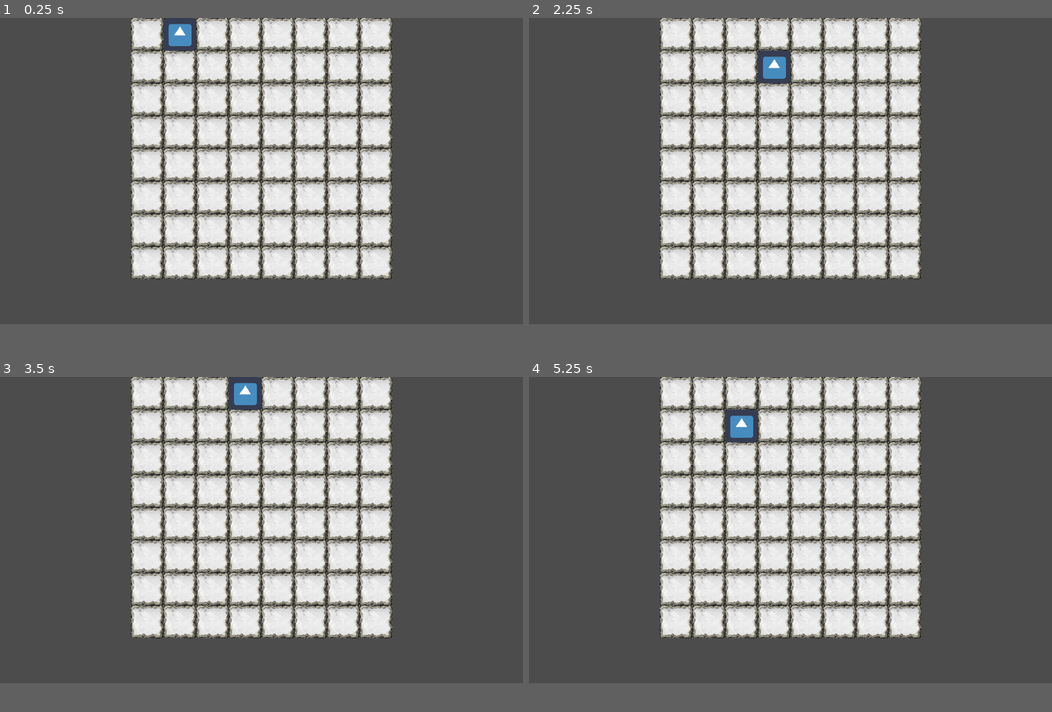
Above: before the commit, frames 1-4 (two rows, left to right).
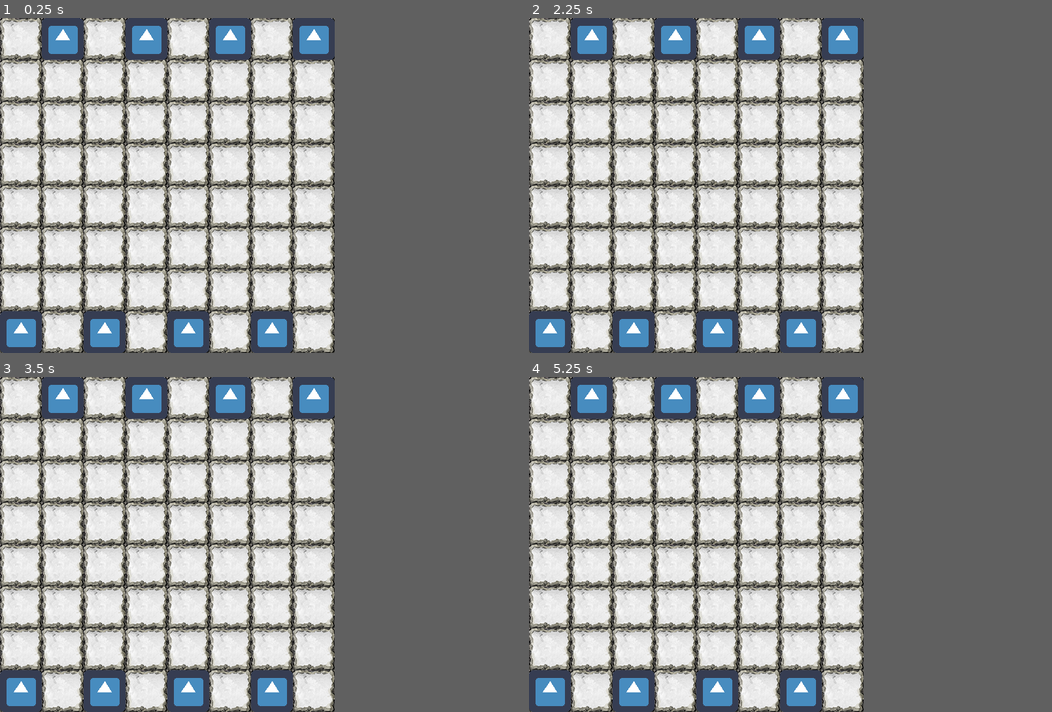
Above: after the commit, the same moments.

Repository: Taleshire/schachpira
Game: Godot game, scene res://level/Level.tscn
The game is run twice, just before and just after one commit, with the same random seed, the same clock (stepped at 60 frames per second) and the same inputs. The engine's default icon, where the game draws it, is replaced by a stand-in: a white triangle on a blue panel in a dark square.
Inputs (mouse positions are in pixels of both pictures, inside the frame that each line leads up to):
- Up to frame 1 (0.25 s): no input
- Up to frame 2 (2.25 s): tap Enter at 0.5, 2 s; move the mouse to (905, 155) at 0.52 s; hold Right (ui_right) 0.53-1.28 s; click (905, 155) at 0.6 s; right-click (905, 155) at 0.8 s; tap Space at 1.25 s; move the mouse to (685, 185) at 1.27 s; hold Down (ui_down) 1.28-2.03 s; right-click (685, 185) at 1.35 s; click (685, 185) at 1.55 s; move the mouse to (842, 105) at 2.02 s; hold Right (ui_right) from 2.03 s (still down); click (842, 105) at 2.1 s
- Up to frame 3 (3.5 s): right-click (313, 464) at 2.3 s; tap Space at 2.75 s; move the mouse to (235, 591) at 2.77 s; release Right (ui_right) at 2.78 s; hold Up (ui_up) from 2.78 s (still down); right-click (235, 591) at 2.85 s; click (235, 591) at 3.05 s
- Up to frame 4 (5.25 s): tap Enter at 3.5 s; move the mouse to (947, 574) at 3.52 s; release Up (ui_up) at 3.53 s; hold Left (ui_left) 3.53-5.03 s; click (947, 574) at 3.6 s; right-click (947, 574) at 3.8 s; tap Space at 4.25 s; move the mouse to (633, 484) at 4.27 s; right-click (633, 484) at 4.35 s; click (633, 484) at 4.55 s; move the mouse to (816, 531) at 5.02 s; hold Down (ui_down) from 5.03 s (still down); click (816, 531) at 5.1 s
In our replay, the window is 800x468 before the commit and 512x512 after it. These sizes can differ from the game's own. Grey fills any space a smaller window leaves; there, only what the larger window draws over its background counts as a difference.

The runs differ from the first frame. In frame 1, 56% of the frame differs, in the area x 0-75%, y 0-100%; in frame 2, 56%; in frame 3, 56%; in frame 4, 56%.

Commit message:
selectable and movable characters - using nightly build, thus implemented type definitions (partly, at least)

Diff:
--- a/character/Character.gd
+++ b/character/Character.gd
@@ -1,26 +1,49 @@
 extends KinematicBody2D
 
+const grid_size : int = 64
+onready var sprite : Sprite = get_node("Sprite")
+
+var speed : int = 200
+var nav : Navigation2D = null setget set_nav
+var map : TileMap = null
+var path : PoolVector2Array
+var goal : Vector2
+
+
 func _ready():
-	# Called when the node is added to the scene for the first time.
-	# Initialization here
+	set_process(true)
 	pass
 
-func _input(event):
-	var pos = get_position()
-
-	if Input.is_action_just_pressed("ui_down"):
-		pos += Vector2(0, 64)
-	elif Input.is_action_just_pressed("ui_up"):
-		pos += Vector2(0, -64)
-	elif Input.is_action_just_pressed("ui_left"):
-		pos += Vector2(-64, 0)
-	elif Input.is_action_just_pressed("ui_right"):
-		pos += Vector2(64, 0)
-
-	set_position(pos)
+func set_nav(new_nav):
+	nav = new_nav
+	update_path()
 	pass
 
-#func _process(delta):
-#	# Called every frame. Delta is time since last frame.
-#	# Update game logic here.
-#	pass
+func update_path():
+	path = nav.get_simple_path(get_position(), goal, false)
+	pass
+
+func _process(delta):
+	if path.size() > 0:
+		var distance = get_position().distance_to(path[0])
+		if distance > 2:
+			set_position(get_position().linear_interpolate(path[0], (speed * delta)/distance))
+		else:
+			path.remove(0)
+			if path.size() == 0:
+				set_position(get_tile_position(get_position()))
+	pass
+
+func get_tile_position(mouse_position) -> Vector2:
+	return map.world_to_map(mouse_position) * Vector2(grid_size, grid_size) + Vector2(grid_size / 2, grid_size / 2)
+	pass
+
+func reduce_sprite():
+	sprite.scale.x = 1
+	sprite.scale.y = 1
+	pass
+
+func enlarge_sprite():
+	sprite.scale.x = 1.2
+	sprite.scale.y = 1.2
+	pass
--- a/character/Character.tscn
+++ b/character/Character.tscn
@@ -15,10 +15,12 @@
 collision_mask = 1
 collision/safe_margin = 0.08
 script = ExtResource( 1 )
+_sections_unfolded = [ "Transform" ]
 
 [node name="Sprite" type="Sprite" parent="." index="0"]
 
 texture = ExtResource( 2 )
+_sections_unfolded = [ "Animation", "Offset", "Region", "Transform" ]
 
 [node name="CollisionShape2D" type="CollisionShape2D" parent="." index="1"]
 
--- a/default_env.tres
+++ b/default_env.tres
@@ -65,6 +65,7 @@
 ssao_intensity2 = 1.0
 ssao_bias = 0.01
 ssao_light_affect = 0.0
+ssao_ao_channel_affect = 0.0
 ssao_color = Color( 0, 0, 0, 1 )
 ssao_quality = 0
 ssao_blur = 3
--- /dev/null
+++ b/level/Level.gd
@@ -0,0 +1,50 @@
+extends Node2D
+
+const grid_size = 64
+
+onready var nav = get_node("Nav")
+onready var map = nav.get_node("Map")
+onready var characters = get_node("Characters").get_children()
+
+var active_character = null setget set_active_character
+
+func _ready():
+	set_process_input(true)
+	for character in characters:
+		character.map = map
+	pass
+
+func _input(event):
+	if Input.is_action_just_pressed("click_left"):
+		var mouse_position = get_global_mouse_position()
+		var tile_position = get_tile_position(mouse_position)
+
+		for character in characters:
+			print(character.name, ": ", character.get_position())
+			print("Destination: ", tile_position)
+			if character.get_position() == tile_position:
+				set_active_character(character)
+				return
+
+		if active_character != null:
+			active_character.goal = tile_position
+			active_character.nav = nav
+
+	if Input.is_action_just_pressed("click_right") and active_character != null:
+		set_active_character(null)
+	pass
+
+func get_tile_position(mouse_position):
+	return map.world_to_map(mouse_position) * Vector2(grid_size, grid_size) + Vector2(grid_size / 2, grid_size / 2)
+	pass
+
+func set_active_character(new_character):
+	if active_character != null:
+		active_character.reduce_sprite()
+
+	active_character = new_character
+	print("character changed!: ", active_character)
+
+	if active_character != null:
+		active_character.enlarge_sprite()
+	pass
--- a/level/Level.tscn
+++ b/level/Level.tscn
@@ -1,16 +1,19 @@
-[gd_scene load_steps=3 format=2]
+[gd_scene load_steps=4 format=2]
 
-[ext_resource path="res://scenery/Tileset.tres" type="TileSet" id=1]
-[ext_resource path="res://character/Character.tscn" type="PackedScene" id=2]
+[ext_resource path="res://level/Level.gd" type="Script" id=1]
+[ext_resource path="res://scenery/Tileset.tres" type="TileSet" id=2]
+[ext_resource path="res://character/Character.tscn" type="PackedScene" id=3]
 
-[node name="Level" type="Node2D" index="0"]
+[node name="Level" type="Node2D"]
+script = ExtResource( 1 )
 
-[node name="TileMap" type="TileMap" parent="." index="0"]
+[node name="Nav" type="Navigation2D" parent="."]
+_sections_unfolded = [ "Material", "Transform", "Visibility" ]
 
-scale = Vector2( 0.5, 0.5 )
+[node name="Map" type="TileMap" parent="Nav"]
 mode = 0
-tile_set = ExtResource( 1 )
-cell_size = Vector2( 128, 128 )
+tile_set = ExtResource( 2 )
+cell_size = Vector2( 64, 64 )
 cell_quadrant_size = 16
 cell_custom_transform = Transform2D( 1, 0, 0, 1, 0, 0 )
 cell_half_offset = 2
@@ -24,10 +27,39 @@
 collision_mask = 1
 occluder_light_mask = 1
 format = 1
-tile_data = PoolIntArray( 4, 0, 0, 5, 0, 0, 6, 0, 0, 7, 0, 0, 8, 0, 0, 9, 0, 0, 10, 0, 0, 11, 0, 0, 65540, 0, 0, 65541, 0, 0, 65542, 0, 0, 65543, 0, 0, 65544, 0, 0, 65545, 0, 0, 65546, 0, 0, 65547, 0, 0, 131076, 0, 0, 131077, 0, 0, 131078, 0, 0, 131079, 0, 0, 131080, 0, 0, 131081, 0, 0, 131082, 0, 0, 131083, 0, 0, 196612, 0, 0, 196613, 0, 0, 196614, 0, 0, 196615, 0, 0, 196616, 0, 0, 196617, 0, 0, 196618, 0, 0, 196619, 0, 0, 262148, 0, 0, 262149, 0, 0, 262150, 0, 0, 262151, 0, 0, 262152, 0, 0, 262153, 0, 0, 262154, 0, 0, 262155, 0, 0, 327684, 0, 0, 327685, 0, 0, 327686, 0, 0, 327687, 0, 0, 327688, 0, 0, 327689, 0, 0, 327690, 0, 0, 327691, 0, 0, 393220, 0, 0, 393221, 0, 0, 393222, 0, 0, 393223, 0, 0, 393224, 0, 0, 393225, 0, 0, 393226, 0, 0, 393227, 0, 0, 458756, 0, 0, 458757, 0, 0, 458758, 0, 0, 458759, 0, 0, 458760, 0, 0, 458761, 0, 0, 458762, 0, 0, 458763, 0, 0 )
+tile_data = PoolIntArray( 0, 0, 0, 1, 0, 0, 2, 0, 0, 3, 0, 0, 4, 0, 0, 5, 0, 0, 6, 0, 0, 7, 0, 0, 65536, 0, 0, 65537, 0, 0, 65538, 0, 0, 65539, 0, 0, 65540, 0, 0, 65541, 0, 0, 65542, 0, 0, 65543, 0, 0, 131072, 0, 0, 131073, 0, 0, 131074, 0, 0, 131075, 0, 0, 131076, 0, 0, 131077, 0, 0, 131078, 0, 0, 131079, 0, 0, 196608, 0, 0, 196609, 0, 0, 196610, 0, 0, 196611, 0, 0, 196612, 0, 0, 196613, 0, 0, 196614, 0, 0, 196615, 0, 0, 262144, 0, 0, 262145, 0, 0, 262146, 0, 0, 262147, 0, 0, 262148, 0, 0, 262149, 0, 0, 262150, 0, 0, 262151, 0, 0, 327680, 0, 0, 327681, 0, 0, 327682, 0, 0, 327683, 0, 0, 327684, 0, 0, 327685, 0, 0, 327686, 0, 0, 327687, 0, 0, 393216, 0, 0, 393217, 0, 0, 393218, 0, 0, 393219, 0, 0, 393220, 0, 0, 393221, 0, 0, 393222, 0, 0, 393223, 0, 0, 458752, 0, 0, 458753, 0, 0, 458754, 0, 0, 458755, 0, 0, 458756, 0, 0, 458757, 0, 0, 458758, 0, 0, 458759, 0, 0 )
 _sections_unfolded = [ "Cell", "Transform" ]
 
-[node name="Character" parent="." index="1" instance=ExtResource( 2 )]
+[node name="Characters" type="Node" parent="."]
 
+[node name="Character1" parent="Characters" instance=ExtResource( 3 )]
+position = Vector2( 32, 480 )
+motion/sync_to_physics = false
+
+[node name="Character2" parent="Characters" instance=ExtResource( 3 )]
+position = Vector2( 160, 480 )
+motion/sync_to_physics = false
+
+[node name="Character3" parent="Characters" instance=ExtResource( 3 )]
+position = Vector2( 416, 480 )
+motion/sync_to_physics = false
+
+[node name="Character4" parent="Characters" instance=ExtResource( 3 )]
+position = Vector2( 288, 480 )
+motion/sync_to_physics = false
+
+[node name="Character5" parent="Characters" instance=ExtResource( 3 )]
+position = Vector2( 96, 32 )
+motion/sync_to_physics = false
+
+[node name="Character6" parent="Characters" instance=ExtResource( 3 )]
+position = Vector2( 224, 32 )
+motion/sync_to_physics = false
+
+[node name="Character7" parent="Characters" instance=ExtResource( 3 )]
 position = Vector2( 352, 32 )
-_sections_unfolded = [ "Transform" ]
+motion/sync_to_physics = false
+
+[node name="Character8" parent="Characters" instance=ExtResource( 3 )]
+position = Vector2( 480, 32 )
+motion/sync_to_physics = false
--- a/project.godot
+++ b/project.godot
@@ -6,7 +6,9 @@
 ;   [section] ; section goes between []
 ;   param=value ; assign values to parameters
 
-config_version=3
+config_version=4
+
+_global_script_classes=[  ]
 
 [application]
 
@@ -14,12 +16,97 @@
 run/main_scene="res://level/Level.tscn"
 config/icon="res://icon.png"
 
+[display]
+
+window/size/width=512
+window/size/height=512
+
 [input]
 
-click_left=[ Object(InputEventMouseButton,"resource_local_to_scene":false,"resource_name":"","device":0,"alt":false,"shift":false,"control":false,"meta":false,"command":false,"button_mask":0,"position":Vector2( 0, 0 ),"global_position":Vector2( 0, 0 ),"factor":1.0,"button_index":1,"pressed":false,"doubleclick":false,"script":null)
+ui_accept={
+"deadzone": 0.5,
+"events": [ Object(InputEventKey,"resource_local_to_scene":false,"resource_name":"","device":0,"alt":false,"shift":false,"control":false,"meta":false,"command":false,"pressed":false,"scancode":16777221,"unicode":0,"echo":false,"script":null)
+, Object(InputEventKey,"resource_local_to_scene":false,"resource_name":"","device":0,"alt":false,"shift":false,"control":false,"meta":false,"command":false,"pressed":false,"scancode":16777222,"unicode":0,"echo":false,"script":null)
+, Object(InputEventKey,"resource_local_to_scene":false,"resource_name":"","device":0,"alt":false,"shift":false,"control":false,"meta":false,"command":false,"pressed":false,"scancode":32,"unicode":0,"echo":false,"script":null)
+, Object(InputEventJoypadButton,"resource_local_to_scene":false,"resource_name":"","device":0,"button_index":0,"pressure":0.0,"pressed":false,"script":null)
  ]
-click_right=[ Object(InputEventMouseButton,"resource_local_to_scene":false,"resource_name":"","device":0,"alt":false,"shift":false,"control":false,"meta":false,"command":false,"button_mask":0,"position":Vector2( 0, 0 ),"global_position":Vector2( 0, 0 ),"factor":1.0,"button_index":2,"pressed":false,"doubleclick":false,"script":null)
+}
+ui_select={
+"deadzone": 0.5,
+"events": [ Object(InputEventKey,"resource_local_to_scene":false,"resource_name":"","device":0,"alt":false,"shift":false,"control":false,"meta":false,"command":false,"pressed":false,"scancode":32,"unicode":0,"echo":false,"script":null)
+, Object(InputEventJoypadButton,"resource_local_to_scene":false,"resource_name":"","device":0,"button_index":3,"pressure":0.0,"pressed":false,"script":null)
  ]
+}
+ui_cancel={
+"deadzone": 0.5,
+"events": [ Object(InputEventKey,"resource_local_to_scene":false,"resource_name":"","device":0,"alt":false,"shift":false,"control":false,"meta":false,"command":false,"pressed":false,"scancode":16777217,"unicode":0,"echo":false,"script":null)
+, Object(InputEventJoypadButton,"resource_local_to_scene":false,"resource_name":"","device":0,"button_index":1,"pressure":0.0,"pressed":false,"script":null)
+ ]
+}
+ui_focus_next={
+"deadzone": 0.5,
+"events": [ Object(InputEventKey,"resource_local_to_scene":false,"resource_name":"","device":0,"alt":false,"shift":false,"control":false,"meta":false,"command":false,"pressed":false,"scancode":16777218,"unicode":0,"echo":false,"script":null)
+ ]
+}
+ui_focus_prev={
+"deadzone": 0.5,
+"events": [ Object(InputEventKey,"resource_local_to_scene":false,"resource_name":"","device":0,"alt":false,"shift":true,"control":false,"meta":false,"command":false,"pressed":false,"scancode":16777218,"unicode":0,"echo":false,"script":null)
+ ]
+}
+ui_left={
+"deadzone": 0.5,
+"events": [ Object(InputEventKey,"resource_local_to_scene":false,"resource_name":"","device":0,"alt":false,"shift":false,"control":false,"meta":false,"command":false,"pressed":false,"scancode":16777231,"unicode":0,"echo":false,"script":null)
+, Object(InputEventJoypadButton,"resource_local_to_scene":false,"resource_name":"","device":0,"button_index":14,"pressure":0.0,"pressed":false,"script":null)
+ ]
+}
+ui_right={
+"deadzone": 0.5,
+"events": [ Object(InputEventKey,"resource_local_to_scene":false,"resource_name":"","device":0,"alt":false,"shift":false,"control":false,"meta":false,"command":false,"pressed":false,"scancode":16777233,"unicode":0,"echo":false,"script":null)
+, Object(InputEventJoypadButton,"resource_local_to_scene":false,"resource_name":"","device":0,"button_index":15,"pressure":0.0,"pressed":false,"script":null)
+ ]
+}
+ui_up={
+"deadzone": 0.5,
+"events": [ Object(InputEventKey,"resource_local_to_scene":false,"resource_name":"","device":0,"alt":false,"shift":false,"control":false,"meta":false,"command":false,"pressed":false,"scancode":16777232,"unicode":0,"echo":false,"script":null)
+, Object(InputEventJoypadButton,"resource_local_to_scene":false,"resource_name":"","device":0,"button_index":12,"pressure":0.0,"pressed":false,"script":null)
+ ]
+}
+ui_down={
+"deadzone": 0.5,
+"events": [ Object(InputEventKey,"resource_local_to_scene":false,"resource_name":"","device":0,"alt":false,"shift":false,"control":false,"meta":false,"command":false,"pressed":false,"scancode":16777234,"unicode":0,"echo":false,"script":null)
+, Object(InputEventJoypadButton,"resource_local_to_scene":false,"resource_name":"","device":0,"button_index":13,"pressure":0.0,"pressed":false,"script":null)
+ ]
+}
+ui_page_up={
+"deadzone": 0.5,
+"events": [ Object(InputEventKey,"resource_local_to_scene":false,"resource_name":"","device":0,"alt":false,"shift":false,"control":false,"meta":false,"command":false,"pressed":false,"scancode":16777235,"unicode":0,"echo":false,"script":null)
+ ]
+}
+ui_page_down={
+"deadzone": 0.5,
+"events": [ Object(InputEventKey,"resource_local_to_scene":false,"resource_name":"","device":0,"alt":false,"shift":false,"control":false,"meta":false,"command":false,"pressed":false,"scancode":16777236,"unicode":0,"echo":false,"script":null)
+ ]
+}
+ui_home={
+"deadzone": 0.5,
+"events": [ Object(InputEventKey,"resource_local_to_scene":false,"resource_name":"","device":0,"alt":false,"shift":false,"control":false,"meta":false,"command":false,"pressed":false,"scancode":16777229,"unicode":0,"echo":false,"script":null)
+ ]
+}
+ui_end={
+"deadzone": 0.5,
+"events": [ Object(InputEventKey,"resource_local_to_scene":false,"resource_name":"","device":0,"alt":false,"shift":false,"control":false,"meta":false,"command":false,"pressed":false,"scancode":16777230,"unicode":0,"echo":false,"script":null)
+ ]
+}
+click_left={
+"deadzone": 0.5,
+"events": [ Object(InputEventMouseButton,"resource_local_to_scene":false,"resource_name":"","device":0,"alt":false,"shift":false,"control":false,"meta":false,"command":false,"button_mask":0,"position":Vector2( 0, 0 ),"global_position":Vector2( 0, 0 ),"factor":1.0,"button_index":1,"pressed":false,"doubleclick":false,"script":null)
+ ]
+}
+click_right={
+"deadzone": 0.5,
+"events": [ Object(InputEventMouseButton,"resource_local_to_scene":false,"resource_name":"","device":0,"alt":false,"shift":false,"control":false,"meta":false,"command":false,"button_mask":0,"position":Vector2( 0, 0 ),"global_position":Vector2( 0, 0 ),"factor":1.0,"button_index":2,"pressed":false,"doubleclick":false,"script":null)
+ ]
+}
 
 [rendering]
 
--- a/scenery/Tileset.tres
+++ b/scenery/Tileset.tres
@@ -1,6 +1,12 @@
-[gd_resource type="TileSet" load_steps=2 format=2]
+[gd_resource type="TileSet" load_steps=3 format=2]
 
-[ext_resource path="res://scenery/tile_ground.png" type="Texture" id=1]
+[ext_resource path="res://scenery/tile_ground2.png" type="Texture" id=1]
+
+[sub_resource type="NavigationPolygon" id=1]
+
+vertices = PoolVector2Array( 0, 0, 64, 0, 64, 64, 0, 64 )
+polygons = [ PoolIntArray( 0, 1, 2, 3, 0, 0 ) ]
+outlines = [ PoolVector2Array( 0, 0, 64, 0, 64, 64, 0, 64, 0, 0, 0, 0 ) ]
 
 [resource]
 
@@ -8,8 +14,9 @@
 0/texture = ExtResource( 1 )
 0/tex_offset = Vector2( 0, 0 )
 0/modulate = Color( 1, 1, 1, 1 )
-0/region = Rect2( 0, 0, 128, 128 )
+0/region = Rect2( 0, 0, 64, 64 )
 0/is_autotile = false
 0/occluder_offset = Vector2( 0, 0 )
 0/navigation_offset = Vector2( 0, 0 )
+0/navigation = SubResource( 1 )
 0/shapes = [  ]
--- a/scenery/Tileset.tscn
+++ b/scenery/Tileset.tscn
@@ -1,11 +1,24 @@
-[gd_scene load_steps=2 format=2]
+[gd_scene load_steps=3 format=2]
 
-[ext_resource path="res://scenery/tile_ground.png" type="Texture" id=1]
+[ext_resource path="res://scenery/tile_ground2.png" type="Texture" id=1]
+
+[sub_resource type="NavigationPolygon" id=1]
+
+vertices = PoolVector2Array( 0, 0, 64, 0, 64, 64, 0, 64 )
+polygons = [ PoolIntArray( 0, 1, 2, 3, 0, 0 ) ]
+outlines = [ PoolVector2Array( 0, 0, 64, 0, 64, 64, 0, 64, 0, 0, 0, 0 ) ]
 
 [node name="Tileset" type="Node2D"]
+
+_sections_unfolded = [ "Transform" ]
 
 [node name="Ground" type="Sprite" parent="." index="0"]
 
 texture = ExtResource( 1 )
 centered = false
 _sections_unfolded = [ "Offset", "Region", "Transform" ]
+
+[node name="NavigationPolygonInstance" type="NavigationPolygonInstance" parent="Ground" index="0"]
+
+navpoly = SubResource( 1 )
+enabled = true
